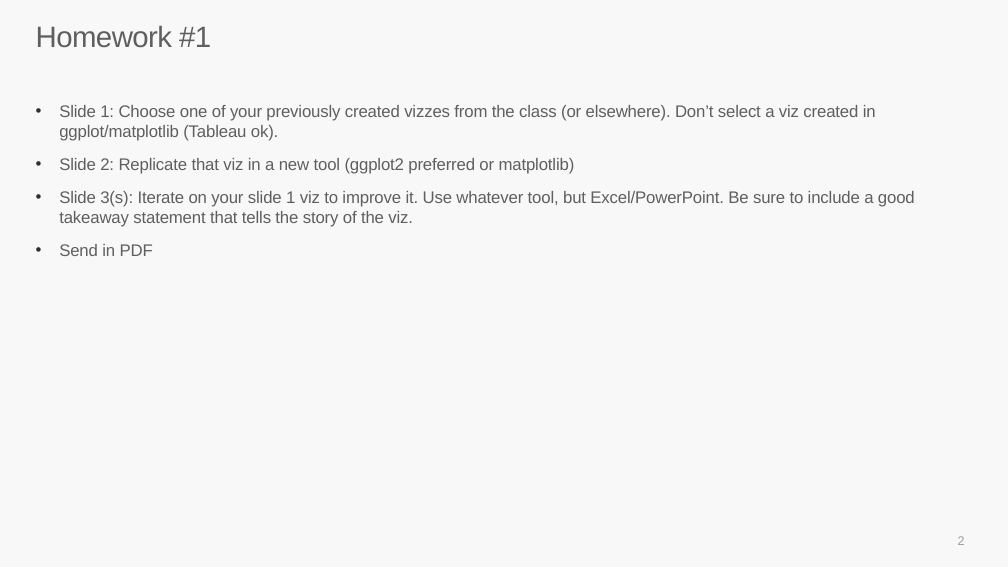
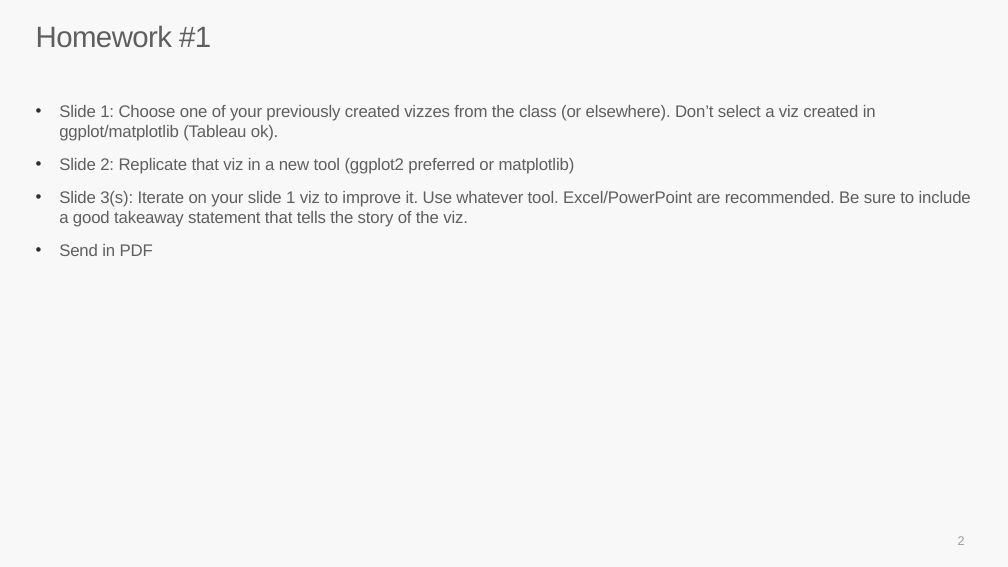
Before and after one commit to jeffreyxparker/stat495rFall2020, a slide deck: slide 2 of Week 5 - Preattentive and ggplot/Week 5 Homework.pptx. Drawn at 1008x567 pixels with LibreOffice and Linux fonts; fonts in the diff are those of the drawing. Boxes give left, top, right and bottom in pixels: in the first picture for what was removed or moved away, otherwise in the second. Text is boxed around its words. In the diff, an @@ line names an element or a change of style, - is before the commit and + after.

```diff
--- a/Week 5 - Preattentive and ggplot/Week 5 Homework.pptx
+++ b/Week 5 - Preattentive and ggplot/Week 5 Homework.pptx
@@ text at box(59, 191, 971, 227): text changed @@
-• Slide 3(s): Iterate on your slide 1 viz to improve it. Use whatever tool, but Excel/PowerPoint. Be sure to include a good takeaway statement that tells the story of the viz.
+• Slide 3(s): Iterate on your slide 1 viz to improve it. Use whatever tool. Excel/PowerPoint are recommended. Be sure to include a good takeaway statement that tells the story of the viz.
```
Also in this commit, not shown: 2 other files.
